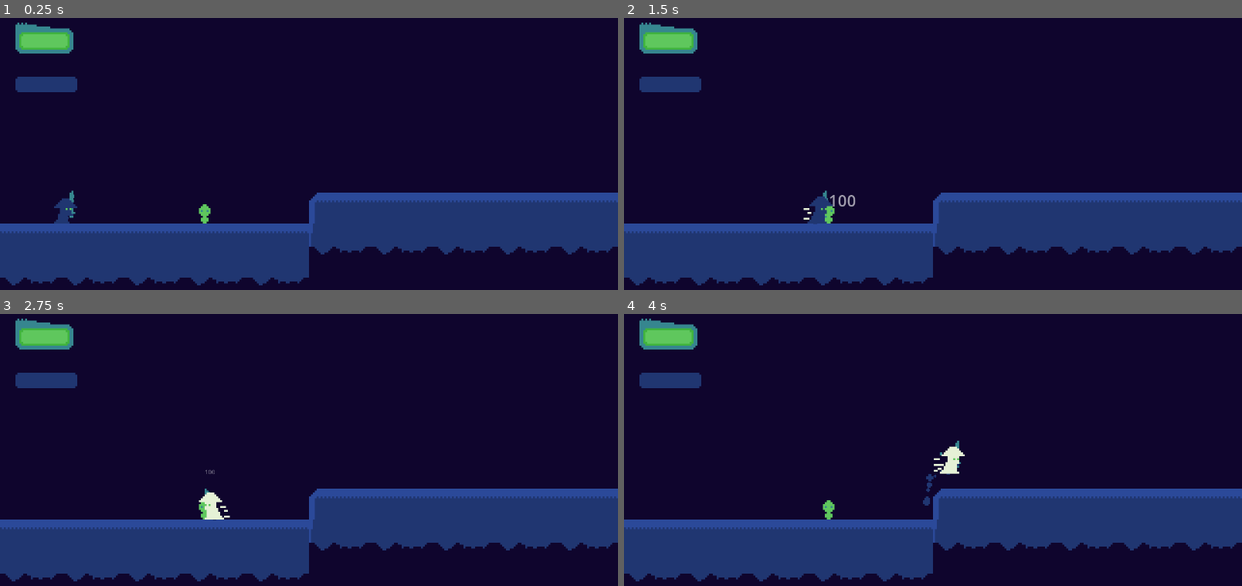
Above: before the commit, frames 1-4 (two rows, left to right).
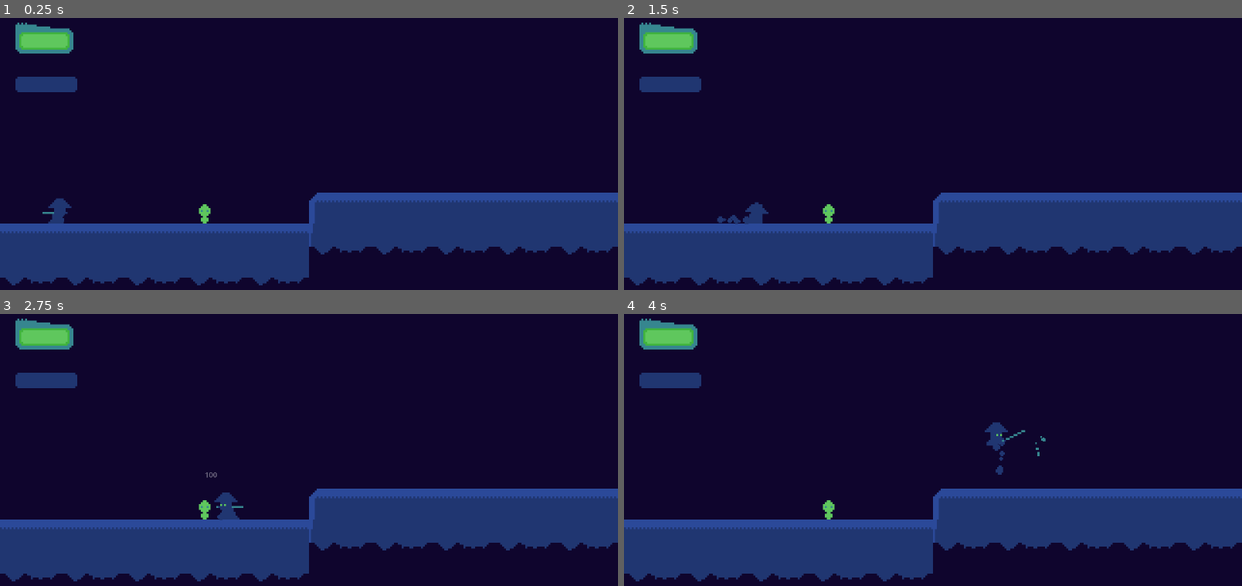
Above: after the commit, the same moments.

Repository: luisgthub/soulslike
Game: Godot game, scene res://main.tscn
The game is run twice, just before and just after one commit, with the same random seed, the same clock (stepped at 60 frames per second) and the same inputs.
Inputs (mouse positions are in pixels of both pictures, inside the frame that each line leads up to):
- Up to frame 1 (0.25 s): no input
- Up to frame 2 (1.5 s): move the mouse to (1068, 164) at 0.52 s; hold D (right) from 0.53 s (still down); click (1068, 164) at 0.6 s; tap Space (jump) at 0.77 s; tap Shift (roll) at 0.8, 1.35 s; move the mouse to (809, 197) at 1.27 s
- Up to frame 3 (2.75 s): tap Space (jump) at 1.52 s; click (185, 493) at 1.55 s; move the mouse to (370, 401) at 2.02 s; release D (right) at 2.03 s; hold A (left) from 2.03 s (still down); click (370, 401) at 2.1 s; tap Shift (roll) at 2.3 s
- Up to frame 4 (4 s): move the mouse to (902, 547) at 2.77 s; release A (left) at 2.78 s; hold D (right) from 2.78 s (still down); tap Shift (roll) at 2.85, 3.8 s; tap Space (jump) at 3.02, 3.77 s; click (902, 547) at 3.05 s; move the mouse to (1118, 528) at 3.52 s; click (1118, 528) at 3.6 s

The runs differ from the first frame. In frame 1, 0.2% of the frame differs, in the area x 6-13%, y 63-76%; in frame 2, 0.6%; in frame 3, 0.5%; in frame 4, 0.7%, in the area x 48-69%, y 39-71%.

Commit message:
base game
Player mecanics working
Player animations set
Damage notification working

Diff:
--- a/player.gd
+++ b/player.gd
@@ -3,13 +3,20 @@
 enum State {IDLE,WALKING,ATTACKING,ROLLING}
 var current_state = State.IDLE
 const SPEED = 100.0
+@onready var collision = $visual/hand/sword/CollisionShape2D
 const JUMP_VELOCITY = -200.0
 var can_attack = false
 @onready var vis = $visual
 @onready var sword = $visual/hand
+@onready var player_anim = $visual/player_anim
+@onready var sword_anin = $visual/hand/sword_anin
 @onready var rollcooldown = $RollCooldown
+func _ready() -> void:
+	$visual/hand/sword_particle.emitting = false
+	collision.disabled=true
 func _physics_process(delta: float) -> void:
 	# Add the gravity.
+
 	if not is_on_floor():
 		velocity += get_gravity() * delta
 	var direction := Input.get_axis("left", "right")
@@ -22,12 +29,11 @@
 	# As good practice, you should replace UI actions with custom gameplay actions.
 
 	#STATE
-	if current_state!=State.ATTACKING:
+	if current_state!=State.ATTACKING and current_state!=State.ROLLING:
 		if Input.is_action_just_pressed("attack"):
 			current_state = State.ATTACKING
-			attack()
 		elif Input.is_action_just_pressed("roll"):
-			roll()
+			current_state = State.ROLLING
 		elif direction!=0:
 			current_state = State.WALKING
 		else:
@@ -35,8 +41,7 @@
 
 	match current_state:
 		State.IDLE:
-			if $visual/player_anim.current_animation != "idle":
-				$visual/player_anim.play("idle")
+			$visual/player_anim.play("idle")
 			velocity.x = move_toward(velocity.x, 0, SPEED)
 		State.WALKING:
 			velocity.x = direction * SPEED
@@ -46,8 +51,9 @@
 				current_state = State.IDLE
 		State.ATTACKING:
 			velocity.x = 0
+			attack()
 		State.ROLLING:
-			pass
+			roll()
 
 
 
@@ -55,26 +61,30 @@
 
 
 func roll():
-	if rollcooldown.is_stopped():
-		current_state = State.ROLLING
+	if rollcooldown.is_stopped() and player_anim.current_animation!="roll":
+		player_anim.play("roll")
 		rollcooldown.start()
-		$visual/player_anim.play("roll")
 		var roll_direction = vis.scale.x
-		var tween = create_tween()
-		velocity.x = roll_direction * 600
-		tween.tween_callback(finish_roll)
-		print("rolando",velocity)
+		velocity.x = roll_direction * 100
+		print("rolando")
+		await player_anim.animation_finished
+		finish_roll()
+func attack():
+	if player_anim.current_animation != "attack1":
+		player_anim.play("attack1")
+		print("attacando")
+		await player_anim.animation_finished
+		finish_attack()
 
-func attack():
-	current_state = State.ATTACKING
-	var tween = create_tween()
-	print("attacando")
-	tween.tween_property(sword,"rotation_degrees",90,0.1)
-	tween.tween_property(sword,"rotation_degrees",0,0.05)
-	tween.tween_callback(finish_attack)
-
+func on_hitbox():
+	print("ativou")
+	collision.disabled = false
+	$visual/hand/sword_particle.emitting = true
+func off_hitbox():
+	print("desativou")
+	collision.disabled = true
+	$visual/hand/sword_particle.emitting = false
 func finish_attack():
 	current_state = State.IDLE # Ou volte para IDLE/WALKING
 func finish_roll():
-	velocity.x = 0
 	current_state = State.IDLE # Ou volte para IDLE/WALKING
--- a/player.tscn
+++ b/player.tscn
@@ -2,9 +2,11 @@
 
 [ext_resource type="Texture2D" uid="uid://cw6jglqst3a8q" path="res://assets/sprites/player.png" id="1_4flbx"]
 [ext_resource type="Script" uid="uid://we01444vejsy" path="res://player.gd" id="1_onrkg"]
-[ext_resource type="Texture2D" uid="uid://8g5p3sfwv14v" path="res://assets/sprites/katana2.png" id="3_sweqy"]
 [ext_resource type="Texture2D" uid="uid://1jdgrepcowi7" path="res://assets/sprites/particleweapon.png" id="4_hqtel"]
 [ext_resource type="Texture2D" uid="uid://lgyb3vppfi0k" path="res://assets/sprites/particlewalk.png" id="5_sweqy"]
+
+[sub_resource type="RectangleShape2D" id="RectangleShape2D_sweqy"]
+size = Vector2(7, 8)
 
 [sub_resource type="Animation" id="Animation_onrkg"]
 length = 0.001
@@ -23,7 +25,7 @@
 
 [sub_resource type="Animation" id="Animation_i3pqv"]
 resource_name = "attack1"
-length = 1.7666667
+length = 1.7
 tracks/0/type = "value"
 tracks/0/imported = false
 tracks/0/enabled = true
@@ -31,10 +33,27 @@
 tracks/0/interp = 1
 tracks/0/loop_wrap = true
 tracks/0/keys = {
-"times": PackedFloat32Array(0, 0.43, 0.8666667, 1.3),
-"transitions": PackedFloat32Array(1, 1, 1, 1),
+"times": PackedFloat32Array(0.033333242, 0.23333333, 0.43333334, 0.56666666, 0.73333335, 1.0333333, 1.2, 1.3666667, 1.5333333),
+"transitions": PackedFloat32Array(1, 1, 1, 1, 1, 1, 1, 1, 1),
 "update": 1,
-"values": [3, 4, 5, 6]
+"values": [4, 5, 6, 8, 7, 8, 6, 4, 3]
+}
+tracks/1/type = "method"
+tracks/1/imported = false
+tracks/1/enabled = true
+tracks/1/path = NodePath("..")
+tracks/1/interp = 1
+tracks/1/loop_wrap = true
+tracks/1/keys = {
+"times": PackedFloat32Array(0.6333333, 1.2666667),
+"transitions": PackedFloat32Array(1, 1),
+"values": [{
+"args": [],
+"method": &"on_hitbox"
+}, {
+"args": [],
+"method": &"off_hitbox"
+}]
 }
 
 [sub_resource type="Animation" id="Animation_hqtel"]
@@ -55,7 +74,7 @@
 
 [sub_resource type="Animation" id="Animation_4flbx"]
 resource_name = "idle"
-length = 1.3666667
+length = 1.3
 loop_mode = 1
 tracks/0/type = "value"
 tracks/0/imported = false
@@ -64,19 +83,15 @@
 tracks/0/interp = 1
 tracks/0/loop_wrap = true
 tracks/0/keys = {
-"times": PackedFloat32Array(0, 0.43),
-"transitions": PackedFloat32Array(1, 1),
+"times": PackedFloat32Array(0, 0.43, 0.86),
+"transitions": PackedFloat32Array(1, 1, 1),
 "update": 1,
-"values": [0, 1]
+"values": [0, 1, 2]
 }
-
-[sub_resource type="Animation" id="Animation_sweqy"]
-resource_name = "idle_weapon"
 
 [sub_resource type="Animation" id="Animation_2hs0m"]
 resource_name = "roll"
-length = 1.3
-loop_mode = 2
+length = 1.2333333
 tracks/0/type = "value"
 tracks/0/imported = false
 tracks/0/enabled = true
@@ -84,10 +99,10 @@
 tracks/0/interp = 1
 tracks/0/loop_wrap = true
 tracks/0/keys = {
-"times": PackedFloat32Array(0, 0.43333334, 0.8666667),
-"transitions": PackedFloat32Array(1, 1, 1),
+"times": PackedFloat32Array(0.033333335, 0.23333333, 0.43333334, 0.6333333, 0.8333333, 1.0333333),
+"transitions": PackedFloat32Array(1, 1, 1, 1, 1, 1),
 "update": 1,
-"values": [3, 4, 5]
+"values": [10, 11, 12, 13, 14, 15]
 }
 
 [sub_resource type="AnimationLibrary" id="AnimationLibrary_onrkg"]
@@ -96,16 +111,11 @@
 &"attack1": SubResource("Animation_i3pqv"),
 &"attack2": SubResource("Animation_hqtel"),
 &"idle": SubResource("Animation_4flbx"),
-&"idle_weapon": SubResource("Animation_sweqy"),
 &"roll": SubResource("Animation_2hs0m")
 }
 
-[sub_resource type="SegmentShape2D" id="SegmentShape2D_bhunq"]
-a = Vector2(3, -2)
-b = Vector2(3, -14)
-
-[sub_resource type="RectangleShape2D" id="RectangleShape2D_bhunq"]
-size = Vector2(5, 12)
+[sub_resource type="RectangleShape2D" id="RectangleShape2D_riqys"]
+size = Vector2(8, 10)
 
 [node name="player" type="CharacterBody2D" unique_id=777571882]
 z_index = 1
@@ -116,51 +126,40 @@
 [node name="hand" type="Marker2D" parent="visual" unique_id=2048347686]
 position = Vector2(1, 6)
 
-[node name="Sprite2D" type="Sprite2D" parent="visual/hand" unique_id=1850854036]
-z_index = -1
-position = Vector2(3, -7)
-texture = ExtResource("3_sweqy")
-hframes = 2
-
-[node name="sword_anim" type="AnimationPlayer" parent="visual/hand" unique_id=232001747]
-libraries/ = SubResource("AnimationLibrary_onrkg")
-autoplay = &"idle"
-speed_scale = 5.0
-
 [node name="sword_particle" type="CPUParticles2D" parent="visual/hand" unique_id=1606278561]
 z_index = -1
-position = Vector2(3, -11)
+position = Vector2(17, -2)
 rotation = 1.553343
 texture = ExtResource("4_hqtel")
 lifetime = 0.1
 emission_shape = 3
-emission_rect_extents = Vector2(2, 1)
+emission_rect_extents = Vector2(4, 3)
 spread = 180.0
 gravity = Vector2(0, 0)
 scale_amount_min = 0.5
 scale_amount_max = 1.5
 
-[node name="Area2D" type="Area2D" parent="visual/hand" unique_id=183200325 groups=["player"]]
+[node name="sword" type="Area2D" parent="visual/hand" unique_id=183200325 groups=["player"]]
+position = Vector2(-1, -2)
 
-[node name="CollisionShape2D" type="CollisionShape2D" parent="visual/hand/Area2D" unique_id=17056899]
+[node name="CollisionShape2D" type="CollisionShape2D" parent="visual/hand/sword" unique_id=17056899]
 z_index = -1
-shape = SubResource("SegmentShape2D_bhunq")
+position = Vector2(16, -9)
+shape = SubResource("RectangleShape2D_sweqy")
 
 [node name="Sprite2D" type="Sprite2D" parent="visual" unique_id=1859014717]
+position = Vector2(5, -10)
 texture = ExtResource("1_4flbx")
-hframes = 6
+hframes = 16
 
 [node name="player_anim" type="AnimationPlayer" parent="visual" unique_id=1902879416]
 libraries/ = SubResource("AnimationLibrary_onrkg")
 autoplay = &"idle"
-
-[node name="CollisionShape2D" type="CollisionShape2D" parent="." unique_id=1798765146]
-position = Vector2(0.5, 2)
-shape = SubResource("RectangleShape2D_bhunq")
+speed_scale = 3.0
 
 [node name="player_particle" type="CPUParticles2D" parent="." unique_id=159819210]
 z_index = -1
-position = Vector2(0, 6)
+position = Vector2(-2, 4)
 texture = ExtResource("5_sweqy")
 lifetime = 0.2
 emission_shape = 3
@@ -171,3 +170,7 @@
 
 [node name="RollCooldown" type="Timer" parent="." unique_id=583720286]
 one_shot = true
+
+[node name="CollisionShape2D" type="CollisionShape2D" parent="." unique_id=1439927982]
+position = Vector2(-2, 1)
+shape = SubResource("RectangleShape2D_riqys")
Binary file changed: assets/sprites/katana.png
Binary file added: assets/sprites/player - Copy.aseprite
Binary file changed: assets/sprites/player.aseprite
Binary file changed: assets/sprites/player.png
